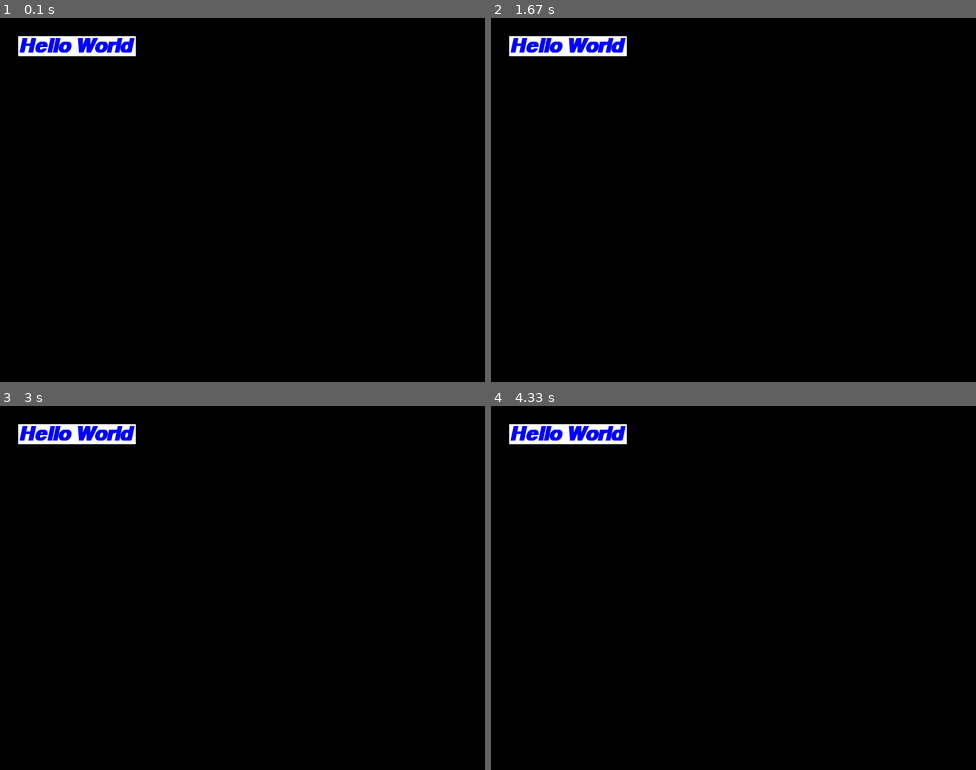
Above: before the commit, frames 1-4 (two rows, left to right).
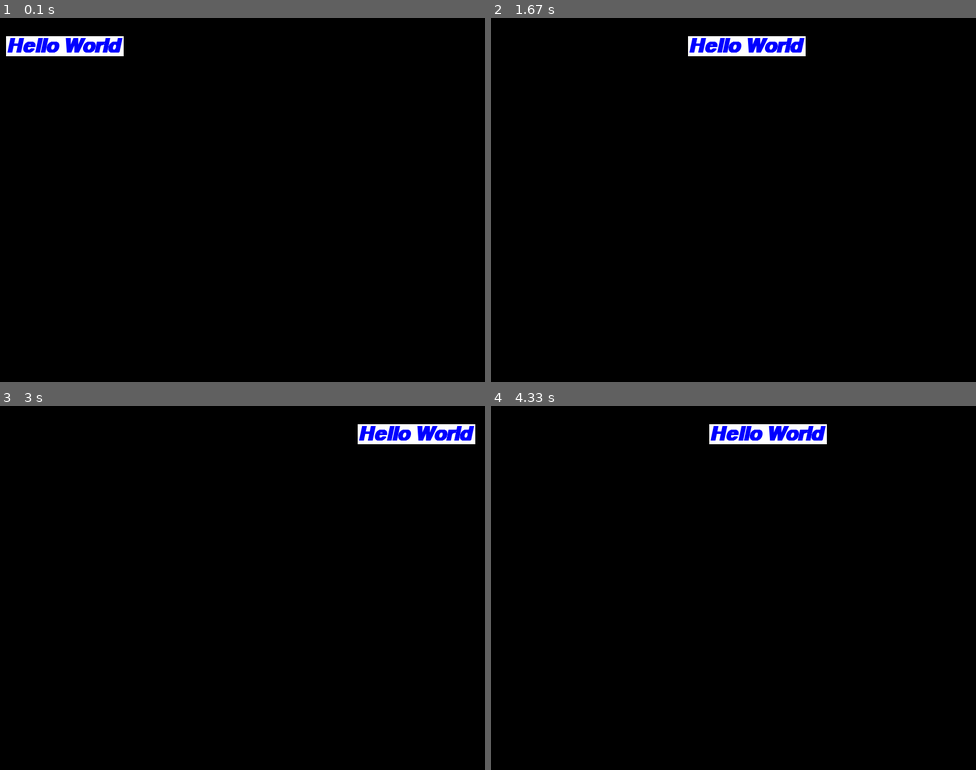
Above: after the commit, the same moments.

Repository: joshtrigger/pygame-hello-world
Game: pygame game, started from hello-world.py
The game is run twice, just before and just after one commit, with the same random seed, the same clock (stepped at 60 frames per second) and the same inputs.
Inputs:
- Up to frame 1 (0.1 s): no input
- Up to frame 2 (1.67 s): no input
- Up to frame 3 (3 s): no input
- Up to frame 4 (4.33 s): no input

The runs differ from the first frame. In frame 1, 0.7% of the frame differs, in the area x 1-28%, y 5-11%; in frame 2, 2.7%, in the area x 3-65%, y 5-11%; in frame 3, 2.7%; in frame 4, 2.7%.

Commit message:
moved objects around

Diff:
--- a/hello-world.py
+++ b/hello-world.py
@@ -1,15 +1,26 @@
-import pygame,sys
+import pygame
+import sys
 
 pygame.init()
 
-screen = pygame.display.set_mode((800,600))
-
-font=pygame.font.SysFont('Myriad Pro', 48,1,1)
-
-text=font.render('Hello World', 1, (0,0,255),(255,255,255))
+screen = pygame.display.set_mode((800, 600))
+font = pygame.font.SysFont('Myriad Pro', 48, 1, 1)
+text = font.render('Hello World', 1, (0, 0, 255), (255, 255, 255))
+textSize = text.get_size()
+x = 0
+dirX = 1
+clock = pygame.time.Clock()
 
 while True:
-  for event in pygame.event.get():
-    if event.type == pygame.QUIT: sys.exit()
-  screen.blit(text,(30,30))
-  pygame.display.update()
+    clock.tick(40)
+    for event in pygame.event.get():
+        if event.type == pygame.QUIT:
+            sys.exit()
+    screen.fill((0, 0, 0))
+    screen.blit(text, (x, 30))
+    x += 5*dirX
+
+    if x + textSize[0] > 800 or x <= 0:
+        dirX *= -1
+
+    pygame.display.update()
